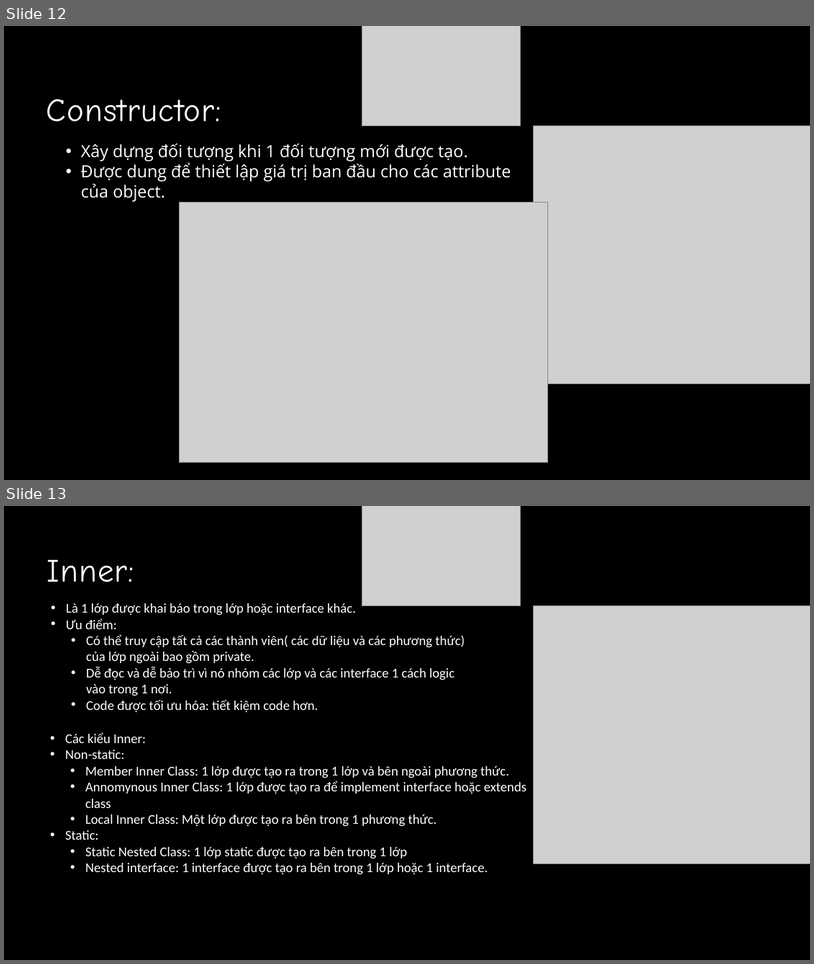
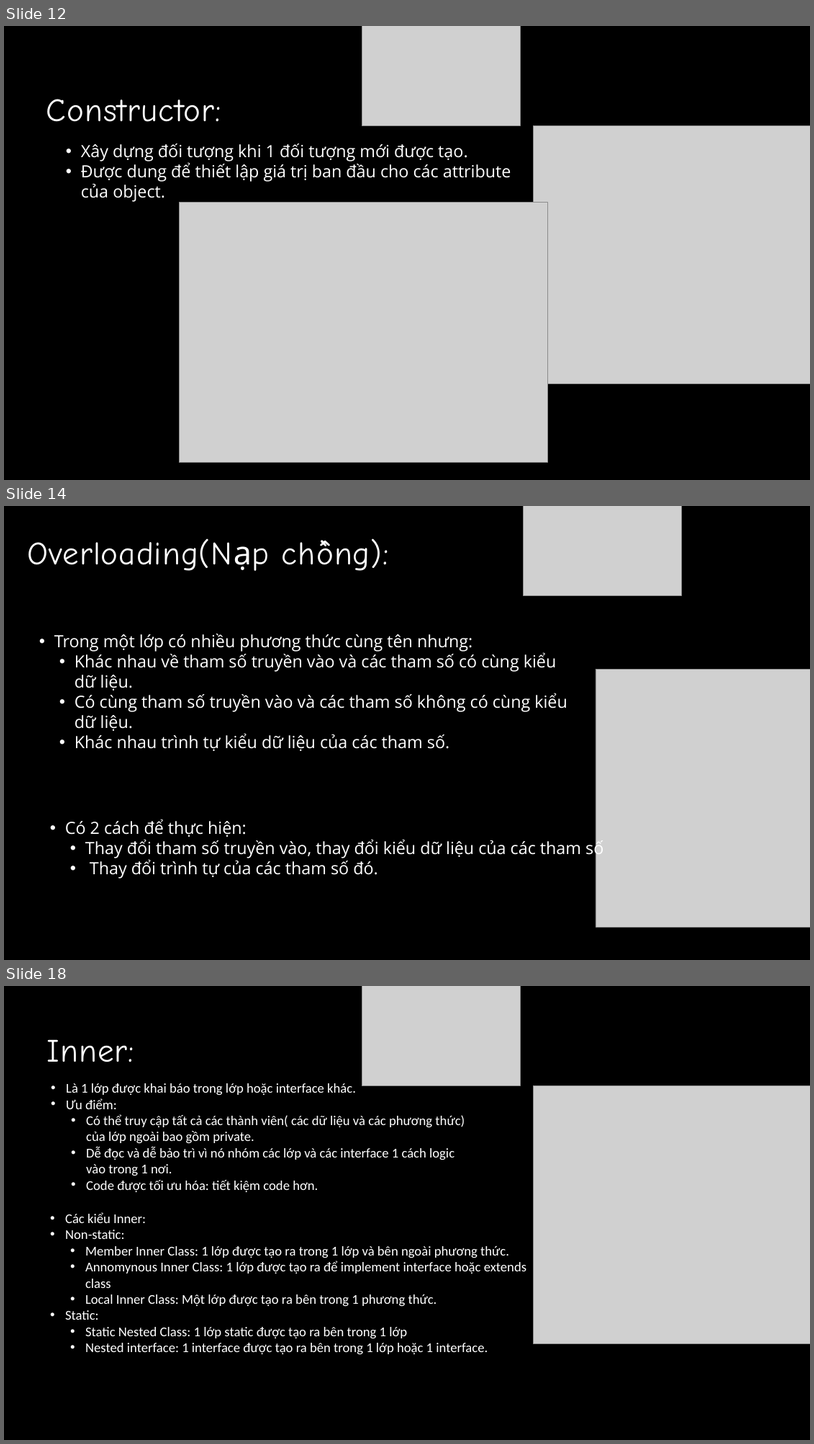
Before and after one commit to QuyetTien1308/intern-nvqtien, a slide deck: baocaotuan1.pptx. Shown one above the other, each under a label of ours: slides 12 and 13 before the commit, slides 12, 14 and 18 after it; the slides between them are not shown. The pictures are 814x964 and 814x1444 pixels, drawn with LibreOffice and Linux fonts; fonts in the diff are those of the drawing; grey boxes stand for pictures. Boxes give left, top, right and bottom in pixels: in the first picture for what was removed or moved away, otherwise in the second. Text is boxed around its words. In the diff, an @@ line names an element or a change of style, - is before the commit and + after.

```diff
--- a/baocaotuan1.pptx
+++ b/baocaotuan1.pptx
@@ slide 14 added at <box>4,506,810,960</box>, background #000000 @@
@@ picture added at <box>523,506,682,596</box> @@
@@ text added at <box>28,538,233,571</box>, 58 pt, text #FFFFFF @@
+Overloading(Nạp chồng):
@@ text added at <box>54,633,567,751</box>, 30 pt, text #FFFFFF @@
+• Trong một lớp có nhiều phương thức cùng tên nhưng:
+  • Khác nhau về tham số truyền vào và các tham số có cùng kiểu dữ liệu.
+  • Có cùng tham số truyền vào và các tham số không có cùng kiểu dữ liệu.
+  • Khác nhau trình tự kiểu dữ liệu của các tham số.
@@ picture added at <box>596,669,810,926</box> @@
@@ text added at <box>65,818,604,878</box>, 30 pt, text #FFFFFF @@
+• Có 2 cách để thực hiện:
+  • Thay đổi tham số truyền vào, thay đổi kiểu dữ liệu của các tham số
+  • Thay đổi trình tự của các tham số đó.
@@ what was slide 13 is now slide 18 @@
```
Also in this commit, not shown: 4 other slides added.
